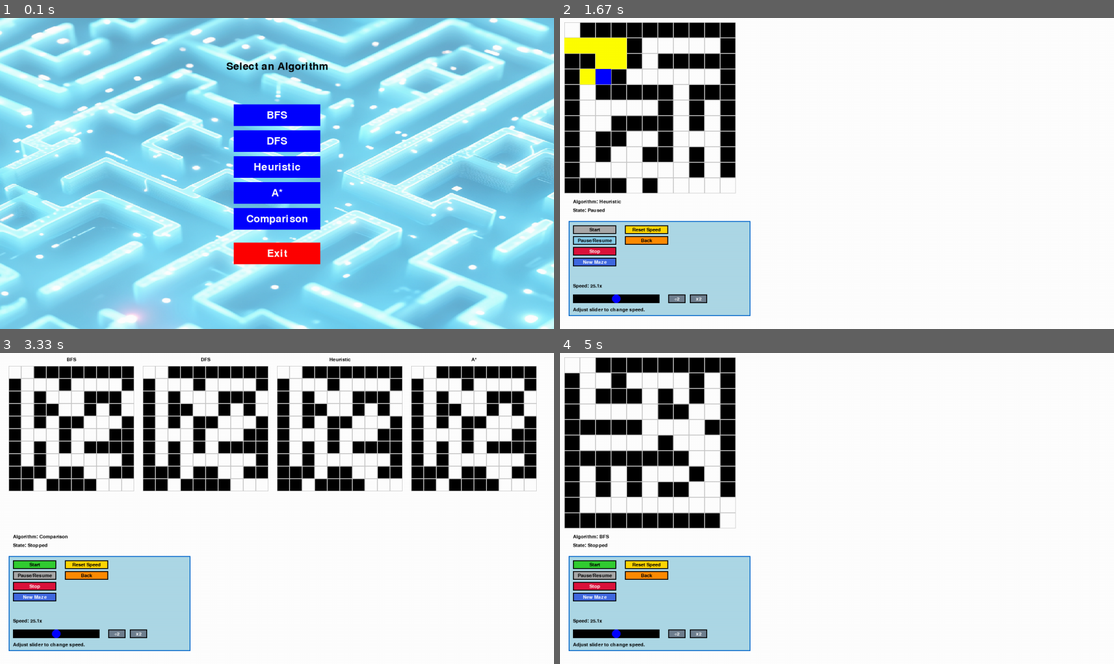
Above: before the commit, frames 1-4 (two rows, left to right).
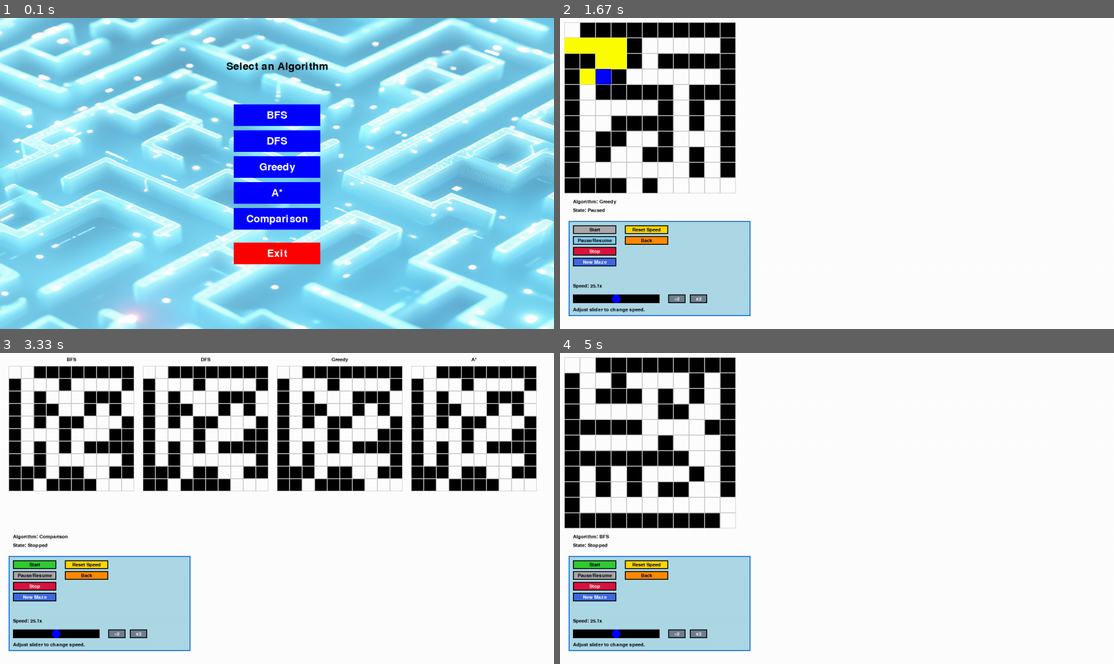
Above: after the commit, the same moments.

Repository: xvang3/Maze_AI_Algo
Game: pygame game, started from Pygame_Maze_Visualizer/main.py
The game is run twice, just before and just after one commit, with the same random seed, the same clock (stepped at 60 frames per second) and the same inputs.
Inputs (mouse positions are in pixels of both pictures, inside the frame that each line leads up to):
- Up to frame 1 (0.1 s): no input
- Up to frame 2 (1.67 s): click (837, 173) at 0.38 s; press the mouse at (593, 229) at 0.7 s; move the mouse to (620, 145) at 0.8 s; release the mouse at (654, 61) at 0.93 s; press the mouse at (648, 229) at 1.03 s; move the mouse to (831, 151) at 1.13 s; release the mouse at (1019, 73) at 1.27 s; press the mouse at (593, 241) at 1.37 s; move the mouse to (787, 148) at 1.47 s; release the mouse at (981, 55) at 1.6 s
- Up to frame 3 (3.33 s): press the mouse at (88, 576) at 1.7 s; move the mouse to (277, 573) at 1.8 s; release the mouse at (470, 570) at 1.93 s; press the mouse at (277, 527) at 2.03 s; move the mouse to (260, 483) at 2.13 s; release the mouse at (243, 440) at 2.27 s; click "Start" at 2.38 s; press the mouse at (88, 576) at 2.7 s; move the mouse to (171, 595) at 2.8 s; release the mouse at (254, 617) at 2.93 s; press the mouse at (277, 552) at 3.03 s; move the mouse to (315, 517) at 3.13 s; release the mouse at (354, 480) at 3.27 s
- Up to frame 4 (5 s): click "Start" at 3.38 s; press the mouse at (676, 632) at 3.7 s; move the mouse to (704, 517) at 3.8 s; release the mouse at (731, 399) at 3.93 s; press the mouse at (676, 632) at 4.03 s; move the mouse to (759, 623) at 4.13 s; release the mouse at (848, 614) at 4.27 s; press the mouse at (648, 576) at 4.37 s; move the mouse to (825, 570) at 4.47 s; release the mouse at (1003, 564) at 4.6 s; press the mouse at (837, 449) at 4.7 s; move the mouse to (853, 492) at 4.8 s; release the mouse at (870, 533) at 4.93 s

The runs differ from the first frame. In frame 1, 0.1% of the frame differs, in the area x 45-55%, y 46-50%; in frame 2, less than 0.1%; in frame 3, less than 0.1%; in frame 4, nothing differs.

Commit message:
Tried refactoring heuristic to greedy

Diff:
--- a/Pygame_Maze_Visualizer/heuristic_solver.py
+++ b/Pygame_Maze_Visualizer/greedy_solver.py
@@ -1,7 +1,7 @@
 import pygame
 from heapq import heappush, heappop
 
-def heuristic_with_visualization_generator(maze, start, goal, cell_size, maze_offset, state):
+def greedy_with_visualization_generator(maze, start, goal, cell_size, maze_offset, state):
     """Heuristic search generator for visualization."""
     rows, cols = maze.shape
     open_set = []
--- a/Pygame_Maze_Visualizer/main.py
+++ b/Pygame_Maze_Visualizer/main.py
@@ -2,7 +2,7 @@
 from maze_generator import generate_random_maze_with_solution
 from bfs_solver import bfs_with_visualization_generator
 from dfs_solver import dfs_with_visualization_generator
-from heuristic_solver import heuristic_with_visualization_generator
+from greedy_solver import greedy_with_visualization_generator
 from astar_solver import astar_with_visualization_generator
 from controls import draw_controls, init_controls, handle_slider_event
 from settings import SCREEN_WIDTH, SCREEN_HEIGHT, CELL_SIZE, INITIAL_DELAY
@@ -14,7 +14,7 @@
     background_image = pygame.image.load(background_path)
     background_image = pygame.transform.scale(background_image, (SCREEN_WIDTH, SCREEN_HEIGHT))
 
-    algorithms = ["BFS", "DFS", "Heuristic", "A*", "Comparison"]
+    algorithms = ["BFS", "DFS", "Greedy", "A*", "Comparison"]
     buttons = []
     for i, algo in enumerate(algorithms):
         button = pygame.Rect(SCREEN_WIDTH // 2 - 100, 200 + i * 60, 200, 50)
@@ -146,8 +146,8 @@
                 return bfs_with_visualization_generator(state["maze"], (0, 0), (rows - 1, cols - 1), CELL_SIZE, maze_offset, state)
             elif state["algorithm"] == "DFS":
                 return dfs_with_visualization_generator(state["maze"], (0, 0), (rows - 1, cols - 1), CELL_SIZE, maze_offset, state)
-            elif state["algorithm"] == "Heuristic":
-                return heuristic_with_visualization_generator(state["maze"], (0, 0), (rows - 1, cols - 1), CELL_SIZE, maze_offset, state)
+            elif state["algorithm"] == "Greedy":
+                return greedy_with_visualization_generator(state["maze"], (0, 0), (rows - 1, cols - 1), CELL_SIZE, maze_offset, state)
             elif state["algorithm"] == "A*":
                 return astar_with_visualization_generator(state["maze"], (0, 0), (rows - 1, cols - 1), CELL_SIZE, maze_offset, state)
 
--- a/Pygame_Maze_Visualizer/multi_algo_comparison.py
+++ b/Pygame_Maze_Visualizer/multi_algo_comparison.py
@@ -1,7 +1,7 @@
 import pygame
 from bfs_solver import bfs_with_visualization_generator
 from dfs_solver import dfs_with_visualization_generator
-from heuristic_solver import heuristic_with_visualization_generator
+from greedy_solver import greedy_with_visualization_generator
 from astar_solver import astar_with_visualization_generator
 from maze_generator import generate_random_maze_with_solution
 from controls import draw_controls, init_controls, handle_slider_event
@@ -60,7 +60,7 @@
     algorithms = {
         "BFS": bfs_with_visualization_generator,
         "DFS": dfs_with_visualization_generator,
-        "Heuristic": heuristic_with_visualization_generator,
+        "Greedy": greedy_with_visualization_generator,
         "A*": astar_with_visualization_generator,
     }
 
